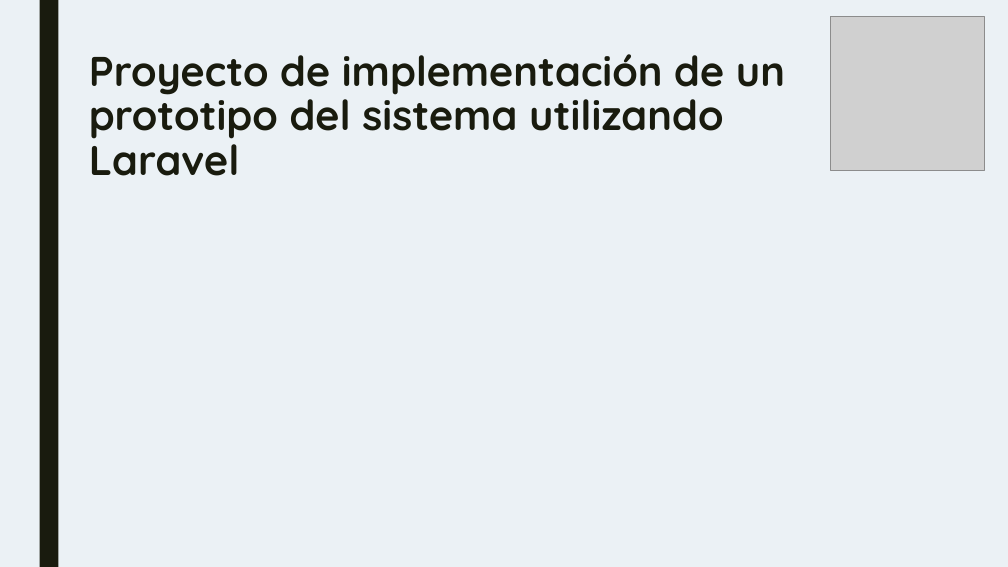
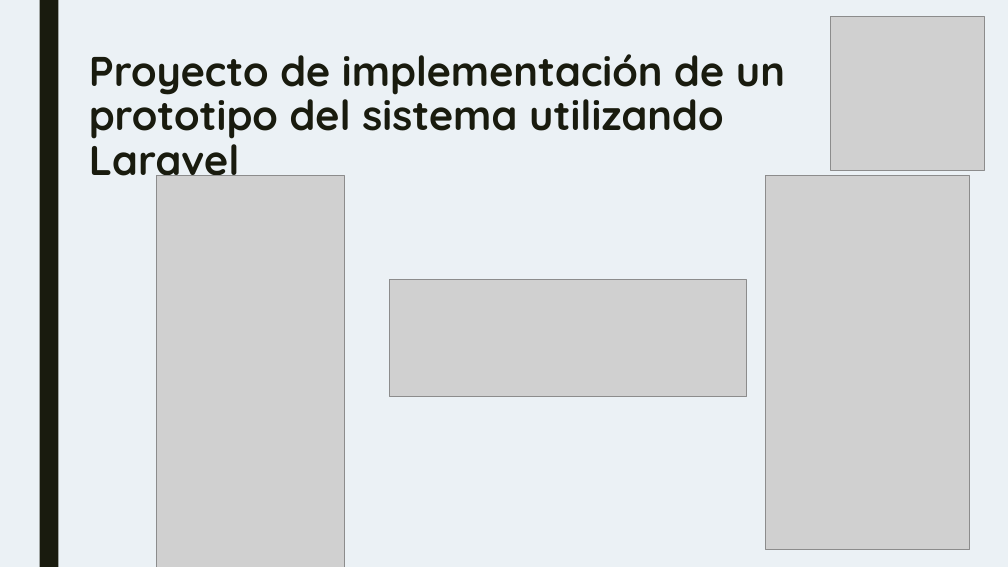
Before and after one commit to IGarrido1996/TG3_T4, a slide deck: slide 15 of TG3_plantilla primera parteppt.pptx. Drawn at 1008x567 pixels with LibreOffice and Linux fonts; fonts in the diff are those of the drawing; grey boxes stand for pictures. Boxes give left, top, right and bottom in pixels: in the first picture for what was removed or moved away, otherwise in the second. Text is boxed around its words. In the diff, an @@ line names an element or a change of style, - is before the commit and + after.

Commit message:
ppt_parteLaravel

```diff
--- a/TG3_plantilla primera parteppt.pptx
+++ b/TG3_plantilla primera parteppt.pptx
@@ title "Proyecto de implementación de un ..." rewrapped from box(89, 54, 785, 176) to box(89, 54, 785, 186) @@
@@ picture added at box(157, 175, 345, 567) @@
@@ picture added at box(765, 175, 969, 549) @@
@@ picture added at box(389, 280, 747, 397) @@
```
Also in this commit, not shown: 5 other slides changed, 3 slides added.
